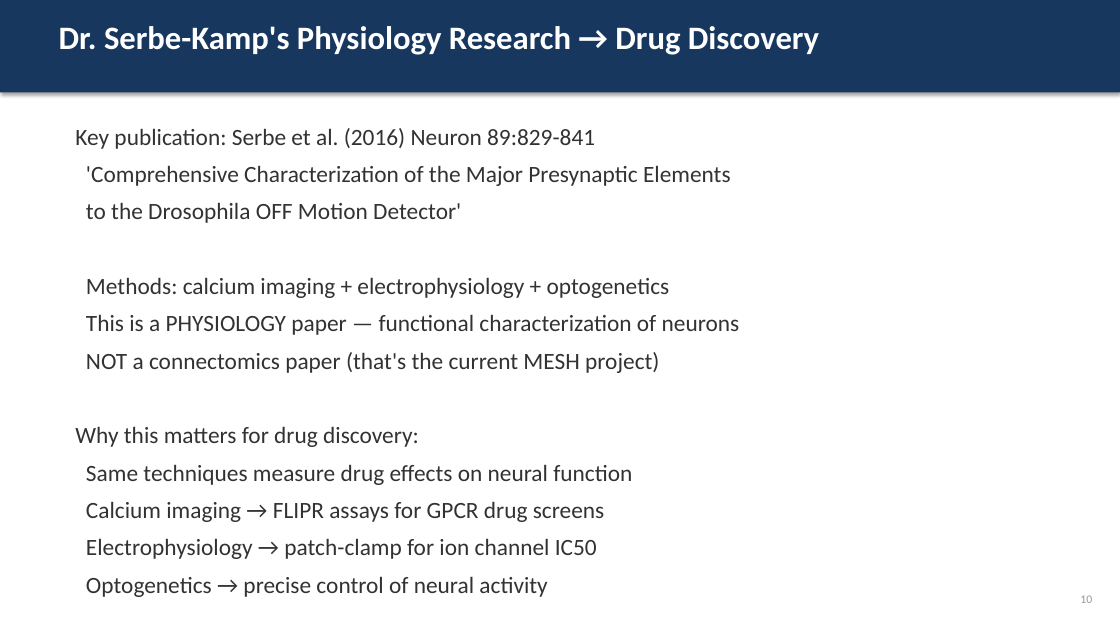
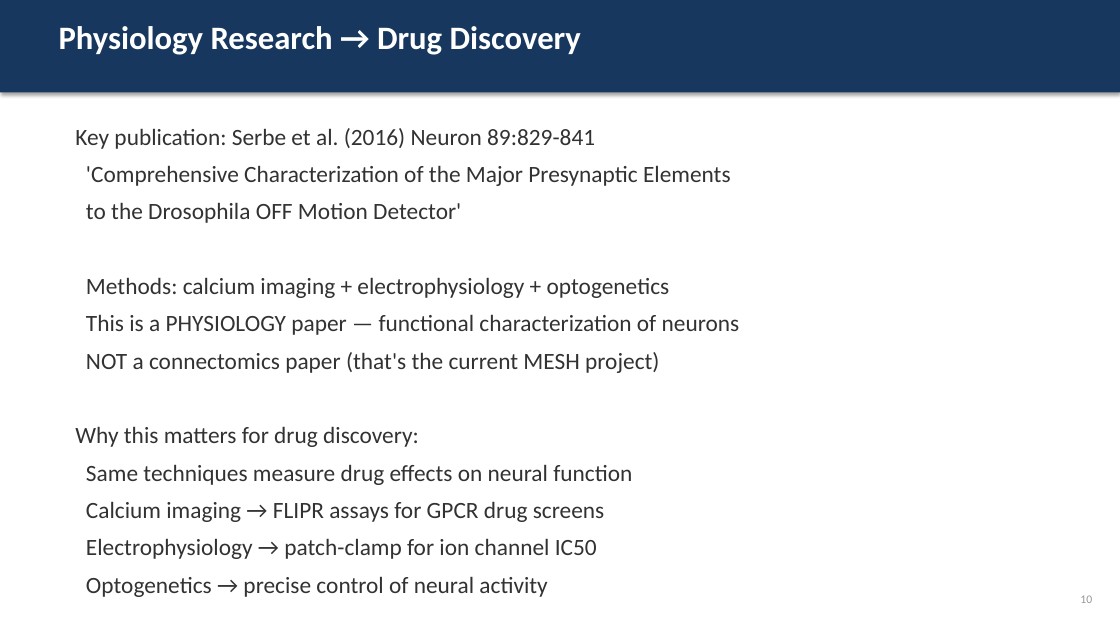
Before and after one commit to officialprateekmethwani-coder/AI-Drug-Discovery, a slide deck: slide 10 of day4_ethics_physiology/slides.pptx. Drawn at 1120x630 pixels with LibreOffice and Linux fonts; fonts in the diff are those of the drawing. Boxes give left, top, right and bottom in pixels: in the first picture for what was removed or moved away, otherwise in the second. Text is boxed around its words. In the diff, an @@ line names an element or a change of style, - is before the commit and + after.

```diff
--- a/day4_ethics_physiology/slides.pptx
+++ b/day4_ethics_physiology/slides.pptx
@@ text at (59, 26, 581, 55): text changed @@
-Dr. Serbe-Kamp's Physiology Research → Drug Discovery
+Physiology Research → Drug Discovery
```
Also in this commit, not shown: 3 other slides changed, 5 other files.
